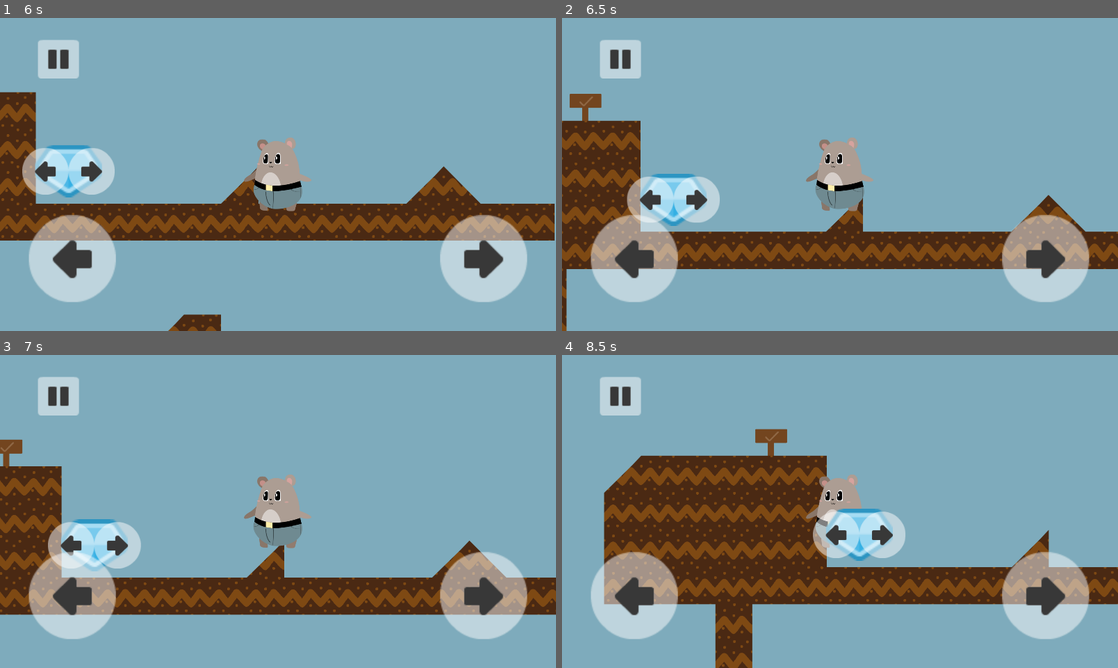
Above: before the commit, frames 1-4 (two rows, left to right).
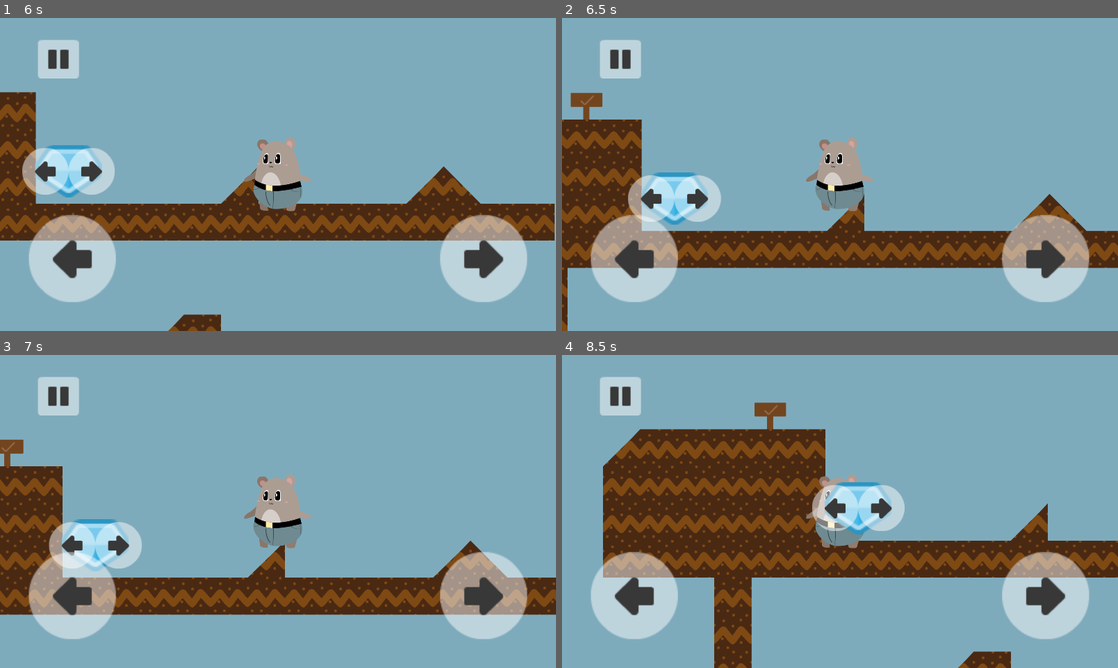
Above: after the commit, the same moments.

Repository: arnaudcoj/buttbutt_adventures
Game: Godot game, scene res://Main/scenes/Main.tscn
Two runs of this game, one before a commit and one after it. Both use one fixed random seed, a clock stepped at 60 frames per second and the inputs below.
Inputs (mouse positions are in pixels of both pictures, inside the frame that each line leads up to):
- Up to frame 1 (6 s): tap Enter (ui_accept) at 0.5, 0.77, 1.52, 2, 4.25, 4.52, 5.27 s; move the mouse to (400, 158) at 0.52 s; hold Right (right_action) 0.53-2.03 s; click (400, 158) at 0.67 s; move the mouse to (166, 190) at 1.27 s; move the mouse to (333, 105) at 2.02 s; hold Left (left_action) 2.03-2.75 s; click (61, 58) at 2.75 s; click (350, 193) at 3.5 s; move the mouse to (250, 237) at 4.27 s; hold Right (right_action) 4.28-5.78 s; click (250, 237) at 4.42 s; move the mouse to (444, 221) at 5.02 s; move the mouse to (111, 127) at 5.77 s; hold Left (left_action) from 5.78 s (still down)
- Up to frame 2 (6.5 s): keep holding Left (left_action); tap Enter (ui_accept) at 6.02 s
- Up to frame 3 (7 s): move the mouse to (305, 511) at 6.52 s; release Left (left_action) at 6.53 s; hold Right (right_action) from 6.53 s (still down); click (305, 511) at 6.67 s
- Up to frame 4 (8.5 s): tap Enter (ui_accept) at 7.25, 7.52, 8.27 s; move the mouse to (756, 433) at 7.27 s; release Right (right_action) at 7.28 s; hold Left (left_action) from 7.28 s (still down); move the mouse to (962, 495) at 8.02 s

Frame 1 is identical in both runs. In frame 2, 3.2% of the frame differs, in the area x 0-100%, y 23-100%; in frame 3, 1.6%; in frame 4, 27%, in the area x 7-100%, y 15-100%.
Error in both runs: Trying to assign value of type 'Node' to a variable of type 'KinematicBody2D'. (res://Main/scripts/Splash.gd:4)

Commit message:
Fix some bugs in ledge detection ; use RayCaster2D instead of space state

Diff:
--- a/sources/entities/buttbutt/ButtButt.tscn
+++ b/sources/entities/buttbutt/ButtButt.tscn
@@ -53,13 +53,16 @@
 script = ExtResource( 4 )
 
 [node name="LeftLedgeDetector" parent="LedgeDetectors" instance=ExtResource( 5 )]
-position = Vector2( -57, -200 )
+position = Vector2( -50, -200 )
 
-[node name="RaycastDestination" parent="LedgeDetectors/LeftLedgeDetector" index="1"]
-position = Vector2( 2, 200 )
+[node name="RayCaster" parent="LedgeDetectors/LeftLedgeDetector" index="1"]
+position = Vector2( -1, 0 )
 
 [node name="RightLedgeDetector" parent="LedgeDetectors" instance=ExtResource( 5 )]
-position = Vector2( 57, -200 )
+position = Vector2( 50, -200 )
+
+[node name="RayCaster" parent="LedgeDetectors/RightLedgeDetector" index="1"]
+position = Vector2( 1, 0 )
 
 [node name="InteractionArea" type="Area2D" parent="."]
 position = Vector2( 0, -99.9696 )
@@ -100,3 +103,5 @@
 [connection signal="area_entered" from="InteractionArea" to="." method="_on_area_entered"]
 
 [editable path="LedgeDetectors/LeftLedgeDetector"]
+
+[editable path="LedgeDetectors/RightLedgeDetector"]
--- a/sources/entities/buttbutt/buttbutt.gd
+++ b/sources/entities/buttbutt/buttbutt.gd
@@ -30,6 +30,7 @@
 
 func can_grab_left_ledge():
 	if is_on_wall():
+		print("is on wall")
 		var ledge_position = null
 		if velocity.x < 0:
 			ledge_position = ledge_detectors.left_ledge_detector.get_ledge_position()
@@ -38,6 +39,7 @@
 
 func can_grab_right_ledge():
 	if is_on_wall():
+		print("is on wall")
 		var ledge_position = null
 		if velocity.x > 0:
 			ledge_position = ledge_detectors.right_ledge_detector.get_ledge_position()
--- a/sources/entities/buttbutt/physics/LedgeDetector.tscn
+++ b/sources/entities/buttbutt/physics/LedgeDetector.tscn
@@ -2,8 +2,8 @@
 
 [ext_resource path="res://entities/buttbutt/scripts/ledge_detector.gd" type="Script" id=1]
 
-[sub_resource type="SegmentShape2D" id=1]
-b = Vector2( 0, 50 )
+[sub_resource type="RectangleShape2D" id=2]
+extents = Vector2( 10, 25 )
 
 [node name="LedgeDetector" type="Node2D"]
 script = ExtResource( 1 )
@@ -14,8 +14,9 @@
 [node name="SideArea" type="Area2D" parent="."]
 collision_layer = 8
 
-[node name="CollisionSegment" type="CollisionShape2D" parent="SideArea"]
-shape = SubResource( 1 )
+[node name="CollisionShape" type="CollisionShape2D" parent="SideArea"]
+position = Vector2( 0, 25 )
+shape = SubResource( 2 )
 
-[node name="RaycastDestination" type="Position2D" parent="."]
-position = Vector2( 0, 100 )
+[node name="RayCaster" type="RayCast2D" parent="."]
+cast_to = Vector2( 0, 200 )
--- a/sources/entities/buttbutt/scripts/ledge_detector.gd
+++ b/sources/entities/buttbutt/scripts/ledge_detector.gd
@@ -1,31 +1,13 @@
 extends Node2D
 
-class Ray:
-	var origin
-	var destination
-
-	func _init(origin, destination):
-		self.origin = origin
-		self.destination = destination
-
-onready var space_state = get_world_2d().direct_space_state
 onready var side_area = $SideArea
-onready var collision_segment = $SideArea/CollisionSegment
-onready var raycast_destination = $RaycastDestination
+onready var raycaster = $RayCaster
 
 func get_ledge_position():
 	var bodies = side_area.get_overlapping_bodies()
 	if bodies.size() == 0:
-		var raycast_hit = raycast()
-		if not raycast_hit.empty():
-			return raycast_hit.position
+		raycaster.force_raycast_update()
+		if raycaster.is_colliding():
+			return raycaster.get_collision_point()
 
 	return null
-
-func raycast():
-	var ray = get_ray()
-	return space_state.intersect_ray(ray.origin, ray.destination, [], side_area.collision_mask)
-
-func get_ray():
-	var ray = Ray.new(collision_segment.get_global_transform().xform(collision_segment.shape.b), raycast_destination.get_global_position())
-	return ray
